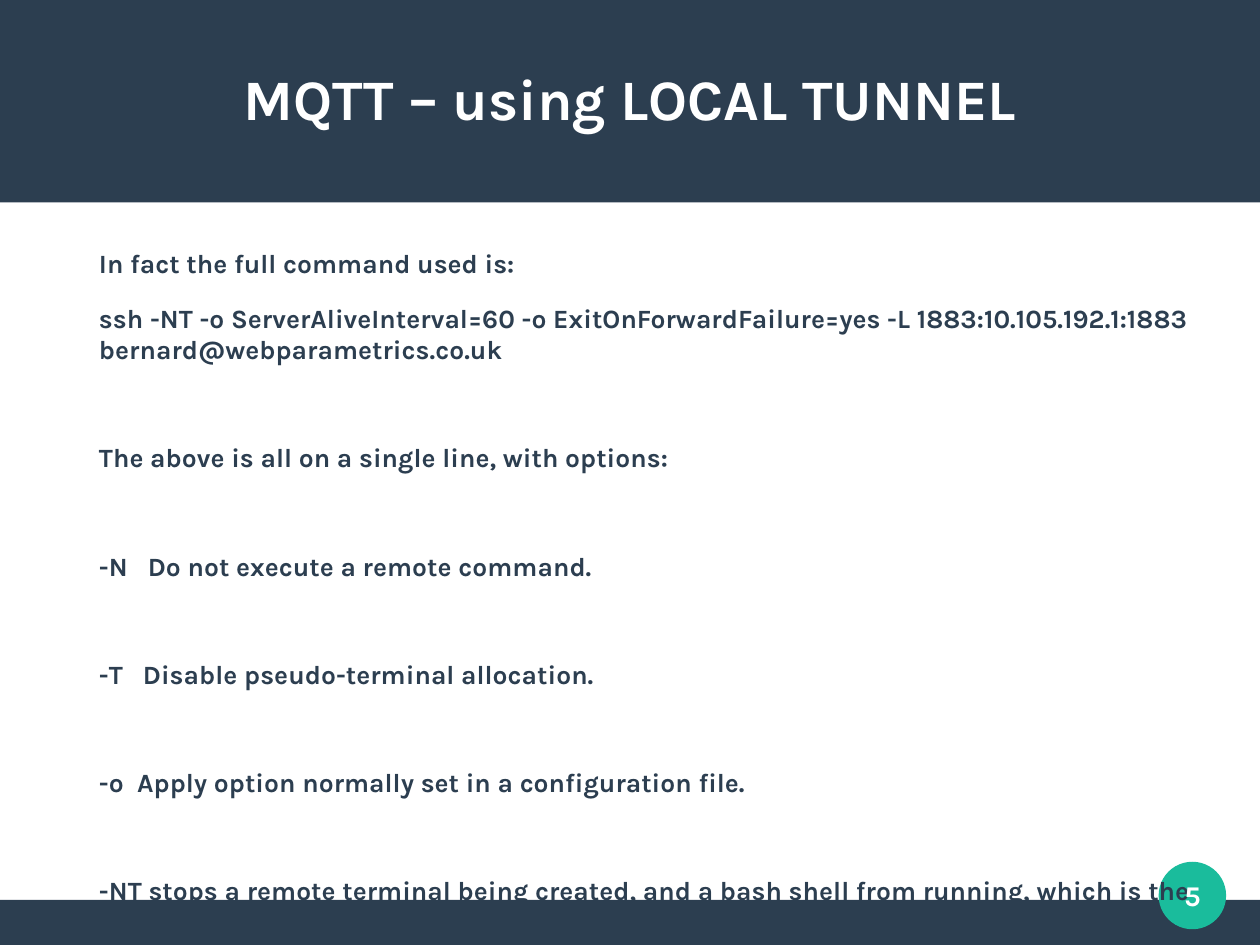
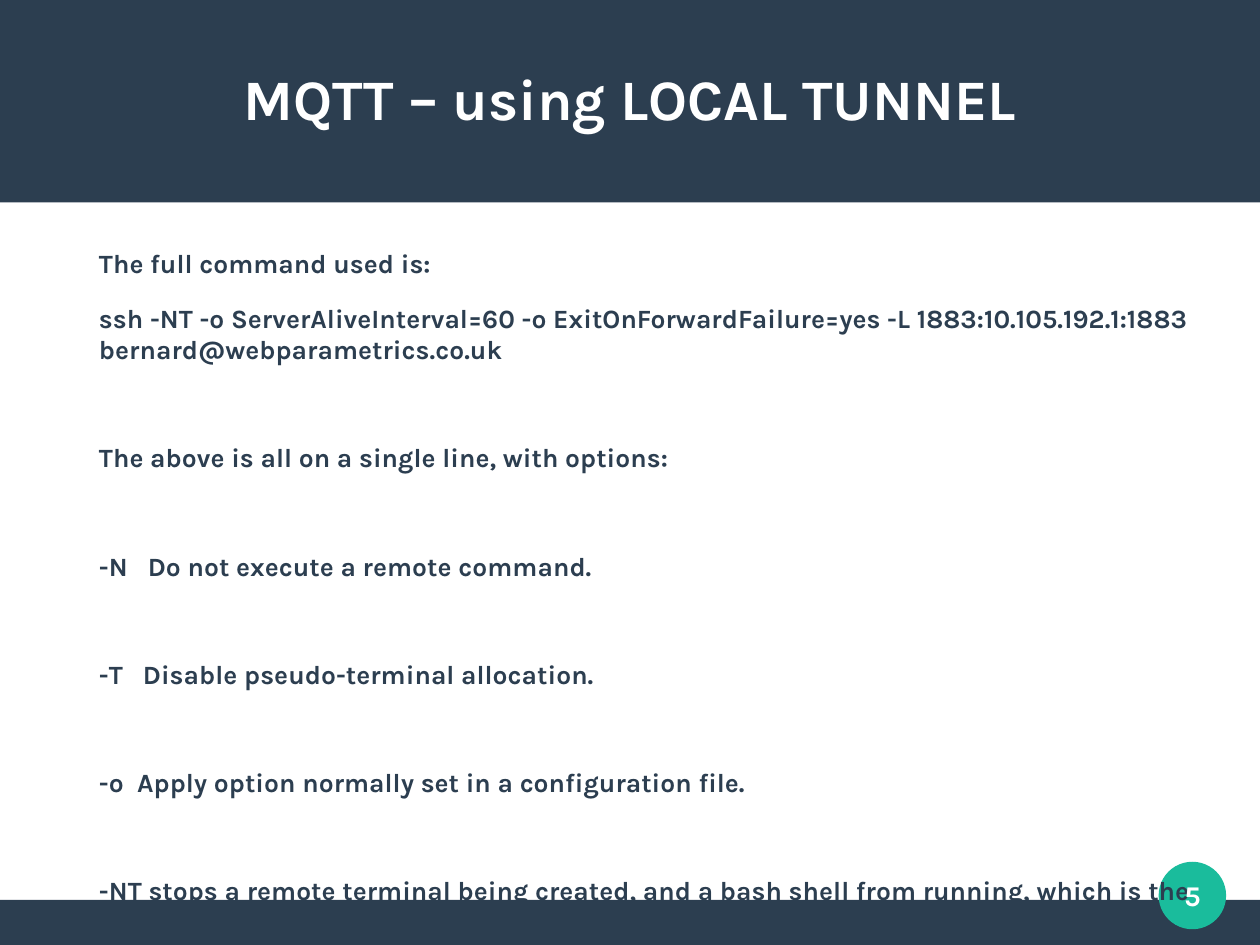
Before and after one commit to bernie-skipole/acremscope-pi, a slide deck: slide 5 of sshtunnel.odp. Drawn at 1260x945 pixels with LibreOffice and Linux fonts; fonts in the diff are those of the drawing. Boxes give left, top, right and bottom in pixels: in the first picture for what was removed or moved away, otherwise in the second. Text is boxed around its words. In the diff, an @@ line names an element or a change of style, - is before the commit and + after.

```diff
--- a/sshtunnel.odp
+++ b/sshtunnel.odp
@@ text at (99, 254, 431, 274): text changed @@
-In fact the full command used is:
+The full command used is:
```
Also in this commit, not shown: 8 other slides changed.
